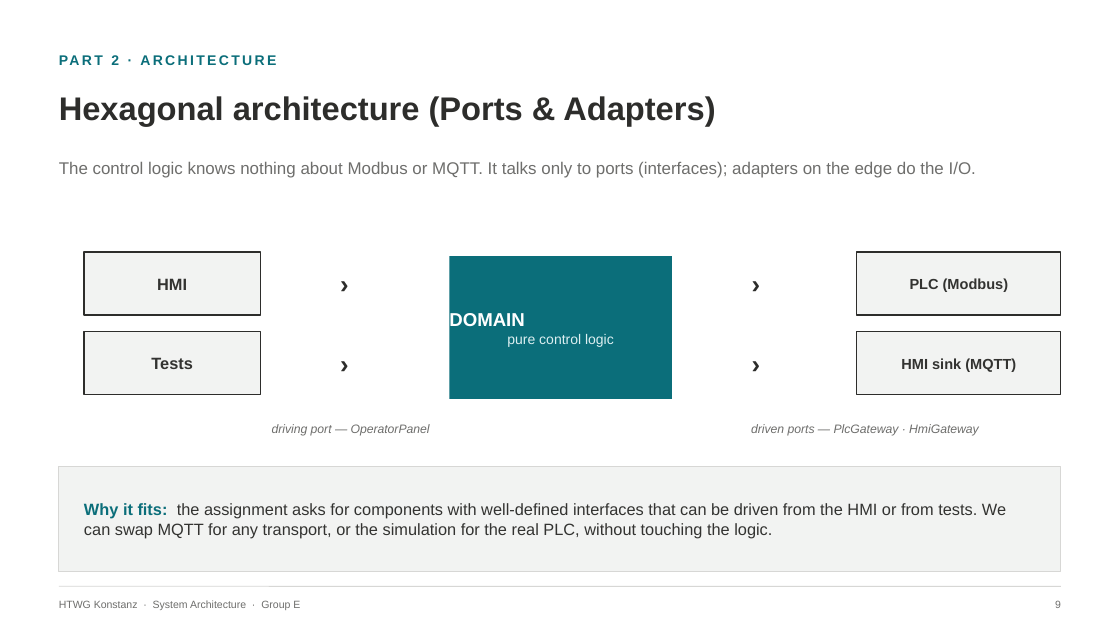
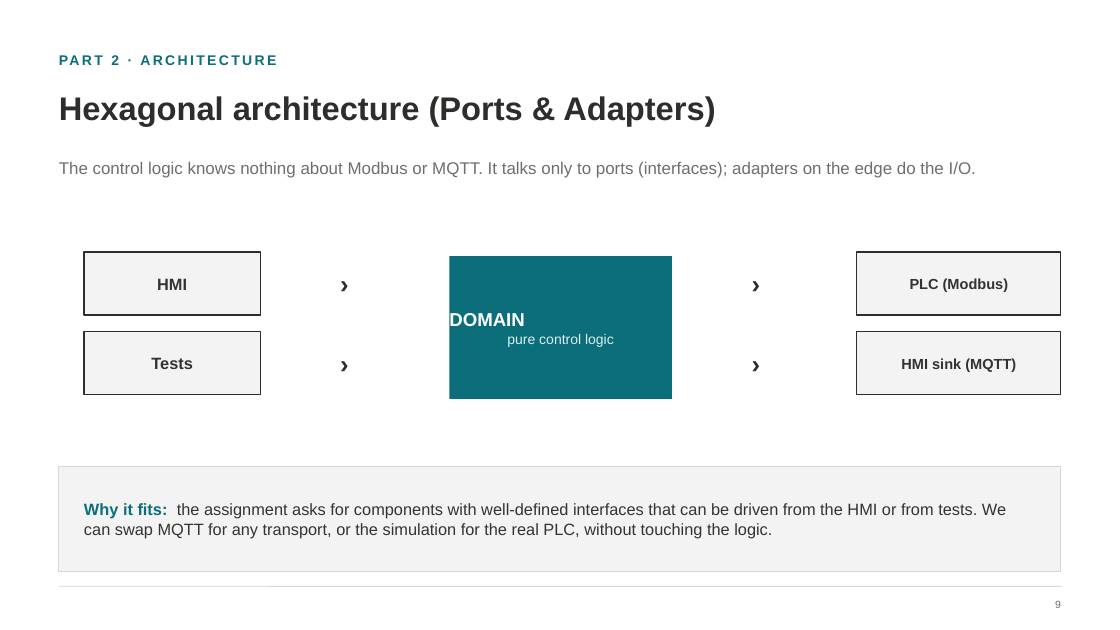
Before and after one commit to LukasRank/SysArch_FinalProjekt, a slide deck: slide 12 of Elevator_Control_Presentation_v4.pptx. Drawn at 1120x630 pixels with LibreOffice and Linux fonts; fonts in the diff are those of the drawing. Boxes give left, top, right and bottom in pixels: in the first picture for what was removed or moved away, otherwise in the second. Text is boxed around its words. In the diff, an @@ line names an element or a change of style, - is before the commit and + after.

```diff
--- a/Elevator_Control_Presentation_v4.pptx
+++ b/Elevator_Control_Presentation_v4.pptx
@@ text removed at box(272, 424, 430, 436) @@
-driving port — OperatorPanel
@@ text removed at box(751, 424, 979, 436) @@
-driven ports — PlcGateway · HmiGateway
@@ text removed at box(59, 600, 300, 610) @@
-HTWG Konstanz · System Architecture · Group E
```
Also in this commit, not shown: 18 other slides changed.
